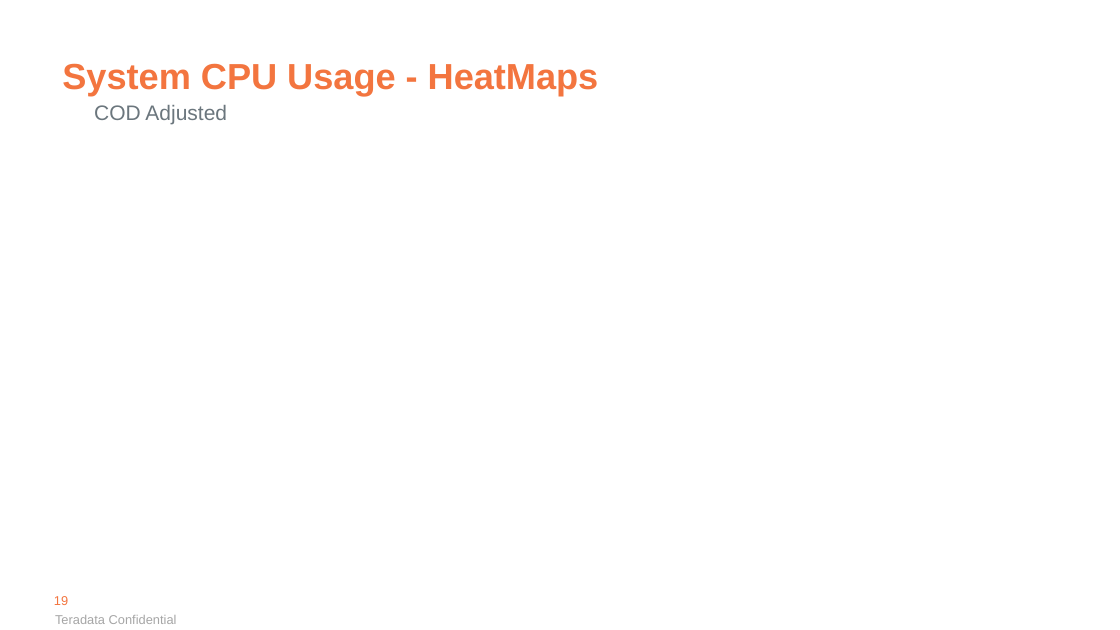
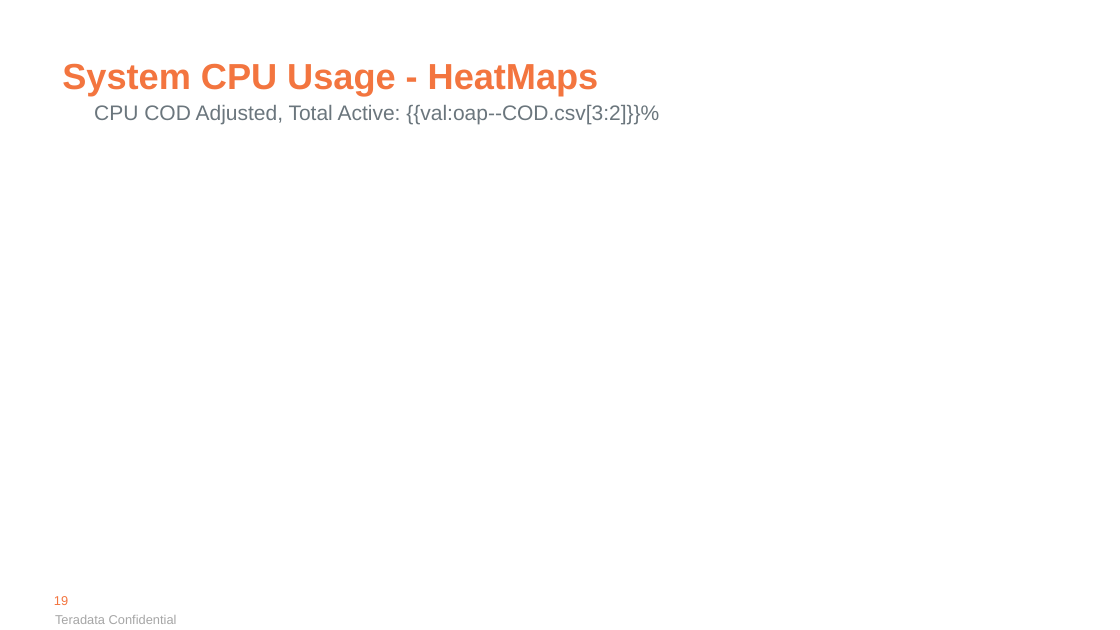
Before and after one commit to tdcoa/systasks, a slide deck: slide 19 of Solutions/ppt/Vantage Health Check v4.1.pptx. Drawn at 1120x630 pixels with LibreOffice and Linux fonts; fonts in the diff are those of the drawing; background and template pictures are left out. Boxes give left, top, right and bottom in pixels: in the first picture for what was removed or moved away, otherwise in the second. Text is boxed around its words. In the diff, an @@ line names an element or a change of style, - is before the commit and + after.

```diff
--- a/Solutions/ppt/Vantage Health Check v4.1.pptx
+++ b/Solutions/ppt/Vantage Health Check v4.1.pptx
@@ text removed at (94,105,227,124) @@
-COD Adjusted
@@ text added at (94,105,659,124), 18 pt, text #6B767D @@
+CPU COD Adjusted, Total Active: {{val:oap--COD.csv[3:2]}}%
```
Also in this commit, not shown: 8 other slides changed, 4 other files.
